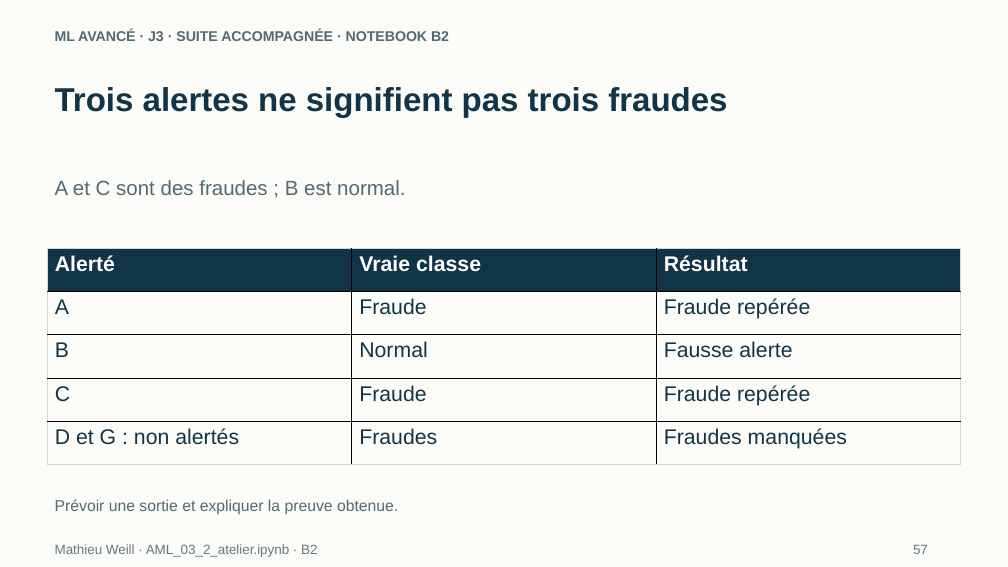
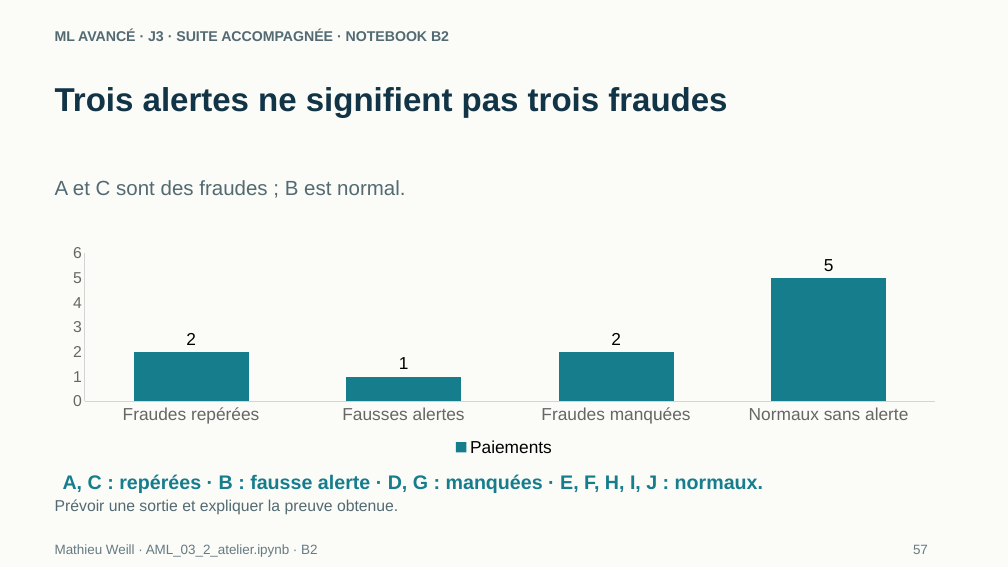
Before and after one commit to MathieuDWeill/ai-course-student, a slide deck: slide 7 of slides/ML_Avance_J3_2_Etudiant.pptx. Drawn at 1008x567 pixels with LibreOffice and Linux fonts; fonts in the diff are those of the drawing. Boxes give left, top, right and bottom in pixels: in the first picture for what was removed or moved away, otherwise in the second. Text is boxed around its words. In the diff, an @@ line names an element or a change of style, - is before the commit and + after.

```diff
--- a/slides/ML_Avance_J3_2_Etudiant.pptx
+++ b/slides/ML_Avance_J3_2_Etudiant.pptx
@@ table removed at box(47, 248, 961, 464), 5 rows, 3 columns @@
-Alerté | Vraie classe | Résultat
-A | Fraude | Fraude repérée
-B | Normal | Fausse alerte
-C | Fraude | Fraude repérée
-D et G : non alertés | Fraudes | Fraudes manquées
@@ column chart added at box(55, 240, 954, 461) @@
+categories: Fraudes repérées, Fausses alertes, Fraudes manquées, Normaux sans alerte
+Paiements: 2, 1, 2, 5
@@ text added at box(63, 474, 763, 493), 18.8 pt, text #167D8D, bold @@
+A, C : repérées · B : fausse alerte · D, G : manquées · E, F, H, I, J : normaux.
```
Also in this commit, not shown: 14 other slides changed, 2 slides added, 6 other files.
